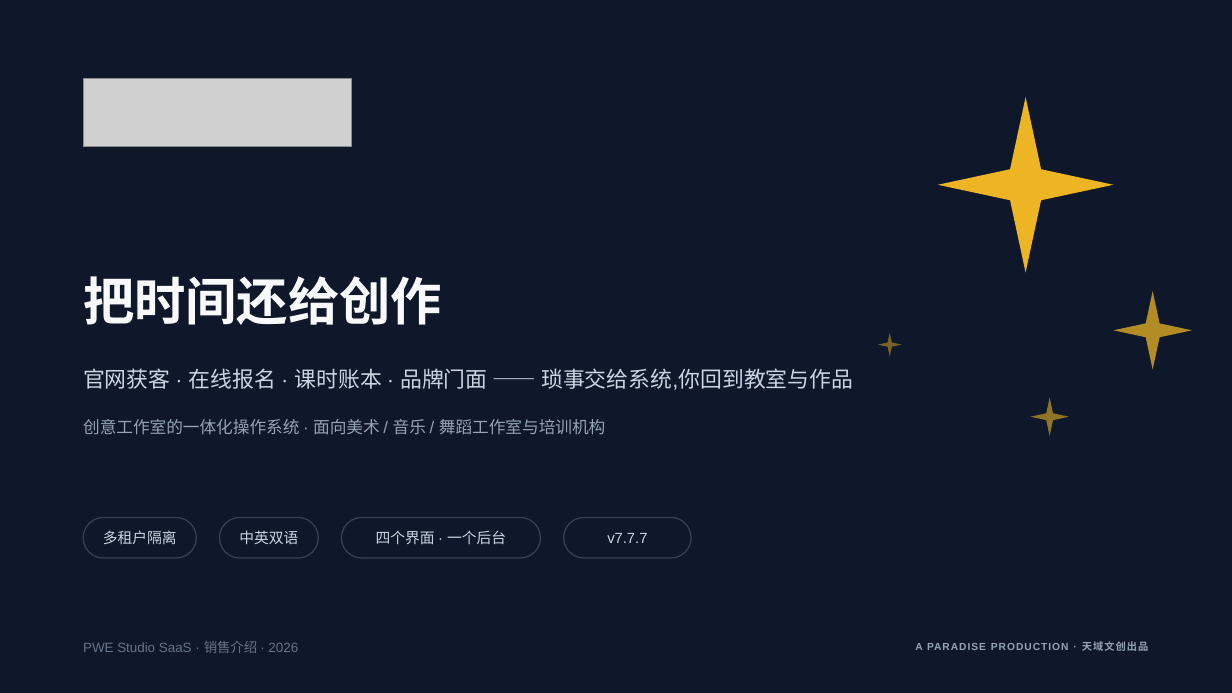
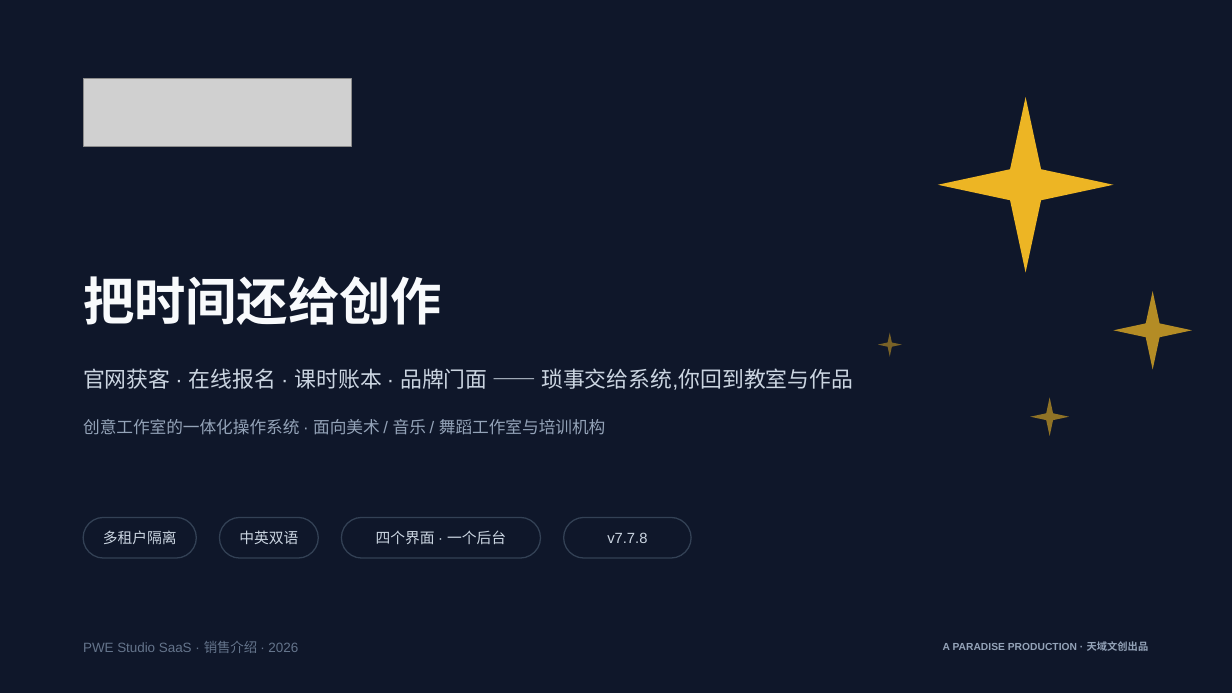
Before and after one commit to kenshinice-ai/studio-saas, a slide deck: slide 1 of docs/sales/PWE_StudioSaaS_销售介绍.pptx. Drawn at 1232x693 pixels with LibreOffice and Linux fonts; fonts in the diff are those of the drawing; grey boxes stand for pictures. Boxes give left, top, right and bottom in pixels: in the first picture for what was removed or moved away, otherwise in the second. Text is boxed around its words. In the diff, an @@ line names an element or a change of style, - is before the commit and + after.

```diff
--- a/docs/sales/PWE_StudioSaaS_销售介绍.pptx
+++ b/docs/sales/PWE_StudioSaaS_销售介绍.pptx
@@ text at bbox=[607, 532, 647, 543]: text changed @@
-v7.7.7
+v7.7.8
@@ text "A PARADISE PRODUCTION · 天域文创出品" at bbox=[943, 641, 1149, 651]: letter spacing 0.8 to 0 pt @@
```
Also in this commit, not shown: 12 other slides changed, 44 other files.
